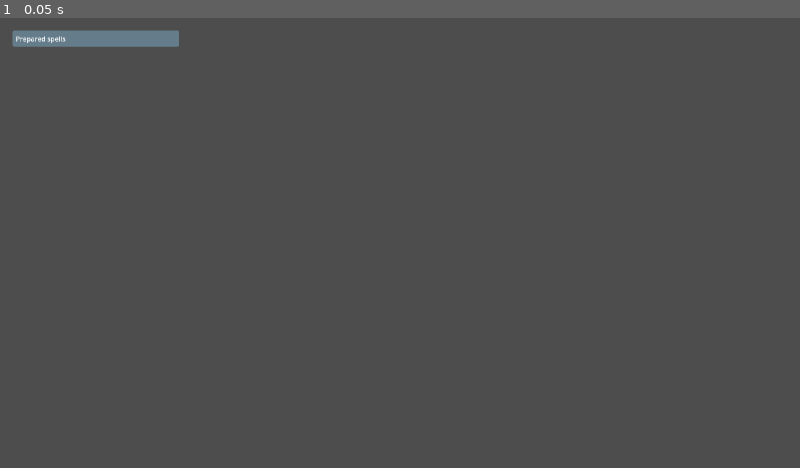
Above: before the commit, frame 1.
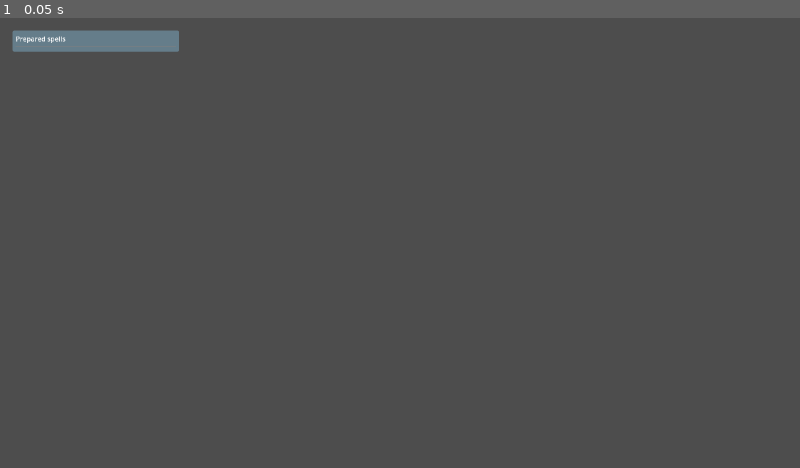
Above: after the commit, the same moment.

Repository: Earth-Turtle/ddr-cast
Game: Godot game, scene res://HUD/combat_gui.tscn
Same seed, same stepped clock (60 frames per second), same inputs: the game is played once before the commit and once after it. This scene is started directly instead of the project's main scene.
Inputs:
- Up to frame 1 (0.05 s): no input

The runs differ from the first frame. In frame 1, 0.2% of the frame differs, in the area x 1-23%, y 6-8%.

Commit message:
progress in defining spell system

Diff:
--- a/HUD/combat_gui.tscn
+++ b/HUD/combat_gui.tscn
@@ -1,4 +1,6 @@
-[gd_scene load_steps=2 format=3 uid="uid://c44vivop2a02b"]
+[gd_scene load_steps=3 format=3 uid="uid://c44vivop2a02b"]
+
+[ext_resource type="Script" uid="uid://cqcki1lqvedly" path="res://HUD/spellbook_display.gd" id="1_2i3ir"]
 
 [sub_resource type="StyleBoxFlat" id="StyleBoxFlat_ut4pv"]
 bg_color = Color(0.5803922, 0.8509804, 1, 0.34509805)
@@ -37,21 +39,28 @@
 [node name="VBoxContainer" type="VBoxContainer" parent="MarginContainer/Container/MarginContainer"]
 layout_mode = 2
 
-[node name="PanelContainer" type="PanelContainer" parent="MarginContainer/Container/MarginContainer/VBoxContainer"]
+[node name="PreparedSpellsBackground" type="PanelContainer" parent="MarginContainer/Container/MarginContainer/VBoxContainer"]
 custom_minimum_size = Vector2(400, 0)
 layout_mode = 2
 theme_override_styles/panel = SubResource("StyleBoxFlat_ut4pv")
+script = ExtResource("1_2i3ir")
 
-[node name="MarginContainer" type="MarginContainer" parent="MarginContainer/Container/MarginContainer/VBoxContainer/PanelContainer"]
+[node name="SpellbookOuterMargin" type="MarginContainer" parent="MarginContainer/Container/MarginContainer/VBoxContainer/PreparedSpellsBackground"]
 layout_mode = 2
 theme_override_constants/margin_left = 8
 theme_override_constants/margin_top = 8
 theme_override_constants/margin_right = 8
 theme_override_constants/margin_bottom = 8
 
-[node name="VBoxContainer" type="VBoxContainer" parent="MarginContainer/Container/MarginContainer/VBoxContainer/PanelContainer/MarginContainer"]
+[node name="VBoxContainer" type="VBoxContainer" parent="MarginContainer/Container/MarginContainer/VBoxContainer/PreparedSpellsBackground/SpellbookOuterMargin"]
 layout_mode = 2
 
-[node name="Label" type="Label" parent="MarginContainer/Container/MarginContainer/VBoxContainer/PanelContainer/MarginContainer/VBoxContainer"]
+[node name="SpellbookTitle" type="Label" parent="MarginContainer/Container/MarginContainer/VBoxContainer/PreparedSpellsBackground/SpellbookOuterMargin/VBoxContainer"]
 layout_mode = 2
 text = "Prepared spells"
+
+[node name="HSeparator" type="HSeparator" parent="MarginContainer/Container/MarginContainer/VBoxContainer/PreparedSpellsBackground/SpellbookOuterMargin/VBoxContainer"]
+layout_mode = 2
+
+[node name="SpellCards" type="VBoxContainer" parent="MarginContainer/Container/MarginContainer/VBoxContainer/PreparedSpellsBackground/SpellbookOuterMargin/VBoxContainer"]
+layout_mode = 2
--- a/HUD/spell_card.gd
+++ b/HUD/spell_card.gd
@@ -4,18 +4,25 @@
 @export var spell_icon: Texture = preload("res://icons/gravity-ui--triangle-exclamation.png")
 @export var spell_input: Array[ComplexityCalculator.Direction] = []
 
-signal spell_completed
+enum CastState {IDLE, IN_PROGRESS, COMPLETED, INVALID}
+
+signal spell_completed(spell: BaseSpell, complexity: float)
 
 ## If cast_progress is 0, a cast has not been started and all icons should be clear
 ## cast_progress == -1: cast in progress, but it's invalid for this spell. Full card gray
 ## cast_progress > 0 and < spell_input.length: cast in progress, cast_progress icons should be fully visible
-var cast_progress: int
+var cast_progress: int = 0
 const empty_arrow_icons = {
 	ComplexityCalculator.Direction.RIGHT: preload("res://icons/gravity-ui--arrow-shape-right.png"),
 	ComplexityCalculator.Direction.UP: preload("res://icons/gravity-ui--arrow-shape-up.png"),
 	ComplexityCalculator.Direction.DOWN: preload("res://icons/gravity-ui--arrow-shape-down.png"),
 	ComplexityCalculator.Direction.LEFT: preload("res://icons/gravity-ui--arrow-shape-left.png"),
 }
+
+func _init(spell: BaseSpell, input: Array[ComplexityCalculator.Direction]) -> void:
+	spell_name = spell.spell_name
+	spell_icon = spell.icon_texture
+	spell_input = input
 
 # Mostly just set up the arrows
 func _ready() -> void:
@@ -41,4 +48,19 @@
 func _update_icons():
 	if cast_progress == 0:
 		for texture_child in $HBoxContainer/VBoxContainer/ArrowArray.get_children():
+			# Reset to full opacity
 			pass
+	if cast_progress == -1:
+		for texture_child in $HBoxContainer/VBoxContainer/ArrowArray.get_children():
+			# super-fade, spell invalid
+			pass
+	else:
+		# Highlight inputs that have been successfully cast so far
+		for i in range($HBoxContainer/VBoxContainer/ArrowArray.get_children().size()):
+			var current_arrow = $HBoxContainer/VBoxContainer/ArrowArray.get_child(i)
+			if i < cast_progress:
+				pass
+				# highlight section of successfuly cast spell
+			else:
+				# slightly fade rest of the spell
+				pass
--- /dev/null
+++ b/HUD/spellbook_display.gd
@@ -0,0 +1,10 @@
+extends PanelContainer
+
+var prepared_spells: Array[BaseSpell] = []:
+	set(new_spell_list):
+		prepared_spells = new_spell_list
+
+@onready var spell_cards_list = $Spellcards
+
+func add_spell(spell: BaseSpell):
+	prepared_spells.append(spell)
--- a/project.godot
+++ b/project.godot
@@ -27,6 +27,7 @@
 window/size/window_height_override=720
 window/stretch/mode="viewport"
 window/stretch/aspect="expand"
+window/canvas_textures/default_texture_filter=0
 
 [input]
 
--- /dev/null
+++ b/spells/base_spell.gd
@@ -0,0 +1,22 @@
+@abstract class_name BaseSpell extends Node
+
+var icon_texture: Texture = preload("res://icons/gravity-ui--triangle-exclamation.png")
+var spell_name: String = "Spell placeholder"
+
+## Emitted when this spell is cast
+signal spell_started(spell: BaseSpell, complexity: float)
+## Emitted when this spell finishes (meaning
+signal spell_finished(spell: BaseSpell, complexity: BaseSpell, time_taken_sec: float)
+## Emitted when the spell is ready to go on cooldown. This will usually be when the spell is cast, but
+## some may prefer to start their cooldown when the effect ends
+signal spell_cooldown_start(spell: BaseSpell, complexity: float)
+
+func cast_spell(complexity: float):
+	spell_started.emit(self, complexity)
+
+
+	spell_finished.emit(self, complexity)
+
+## The actual effect of the spell
+@abstract
+func _spell_effect(complexity: float)
--- /dev/null
+++ b/spells/spell_input.gd
@@ -0,0 +1,9 @@
+class_name SpellInput extends RefCounted
+
+var inputs: Array[ComplexityCalculator.Direction] = []
+## Always greater than or equal to 1
+var complexity: float = -1.0
+
+func _init(inputs: Array[ComplexityCalculator.Direction]) -> void:
+	self.inputs = inputs
+	self.complexity = ComplexityCalculator.complexity_analysis(inputs)
--- /dev/null
+++ b/spells/step_spell.gd
@@ -0,0 +1,21 @@
+## A step spell means that the spell changes behavior at discrete points.
+## For example, 1x damage at 1-2 complexity, 2x damage at 2-3 complexity, etc.
+## STEP scaling will ask to calculate a "progress" to the next step so it
+## can be displayed in UI
+@abstract class_name StepSpell extends BaseSpell
+
+class ComplexityProgress:
+	## A proportion between 0 and 1, showing how far the complexity is to reaching the next level
+	var progress: float
+	## What "step" of the progression this spell is at at based on the complexity. Between 1 and max_step
+	var step: int
+	## The maximum step possible for this spell
+	var max_step: int
+
+## Returns a float from 0 to 1 indicating how close the level of complexity is to reaching the next
+## "step" of the spell. The spell can have
+@abstract
+func complexity_progress_to_next_step(complexity: float) -> ComplexityProgress
+
+@abstract
+func get_description_text()
Not shown, added: HUD/spellbook_display.gd.uid
Not shown, added: spells/base_spell.gd.uid
Not shown, added: spells/spell_input.gd.uid
Not shown, added: spells/step_spell.gd.uid
